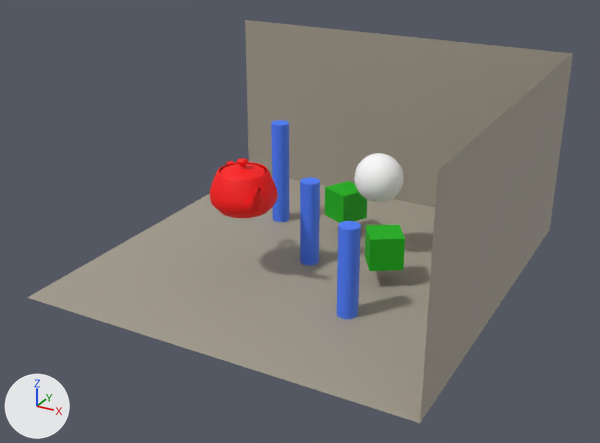
The COLLADA model data/models/samplescene.dae, before and after one commit.
The view is the same before and after, from a 50 mm lens placed at (55.0, -103.2, 58.0), pointed at (0.1, -3.4, 8.1). The lights are fixed; the arrows at lower left show +X, +Y and +Z. Where no turn or scale is listed for an object, it has been applied to the vertices.

Script lines for the objects in view, before the commit:
```python
ob_box03 = bpy.data.objects.new('Box03', me_meshid1_name)
ob_box03.location = (14.8, 0.7, 5.5)
ob_box03.rotation_euler = (1.571, 0.0, -1.011)  # degrees (90, 0, -58)
ob_cylinder01 = bpy.data.objects.new('Cylinder01', me_meshid4_name)
ob_cylinder01.location = (-12.3, 12.2, 0.0)
ob_cylinder02 = bpy.data.objects.new('Cylinder02', me_meshid0_name)
ob_cylinder02.location = (0.0, -0.1, 0.0)
ob_cylinder02.rotation_euler = (0.0, 0.0, -0.703)  # degrees (0, 0, -40)
ob_cylinder03 = bpy.data.objects.new('Cylinder03', me_meshid0_name)
ob_cylinder03.location = (12.3, -12.0, 0.0)
ob_cylinder03.rotation_euler = (0.0, 0.0, -0.703)  # degrees (0, 0, -40)
ob_plane01 = bpy.data.objects.new('Plane01', me_meshid6_name)
ob_plane01.location = (0.0, 0.0, 0.0)
ob_plane02 = bpy.data.objects.new('Plane02', me_meshid7_name)
ob_plane02.location = (0.0, 30.0, 15.0)
ob_plane03 = bpy.data.objects.new('Plane03', me_meshid8_name)
ob_plane03.location = (30.0, 0.0, 15.0)
ob_sphere01 = bpy.data.objects.new('Sphere01', me_meshid5_name)
ob_sphere01.location = (7.6, 8.2, 12.5)
ob_teapot01 = bpy.data.objects.new('Teapot01', me_meshid3_name)
ob_teapot01.location = (-7.2, -7.3, 9.9)
# also in view: 'Box02' at (0.1, 12.3, 5.5)
```
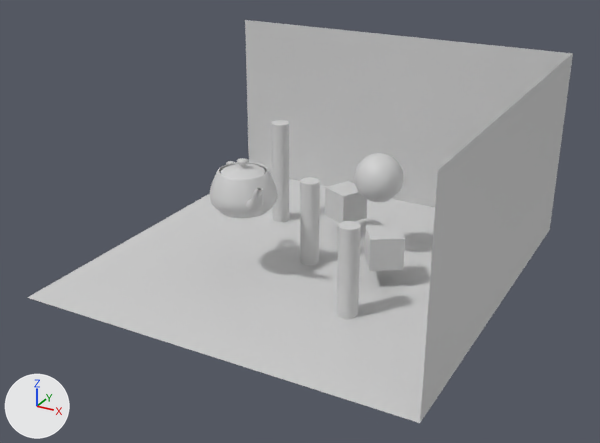
Where the newer file only moved an object's origin or applied its transform, the numbers keep the older frame.

Boxes [x1, y1, x2, y2] around the edits, measured in the pictures (600 x 443 px; the box of a moved part takes in the faces that stretch with it):
part 1 of me_meshid3_name, recoloured (red to grey)
    both: [210, 158, 278, 218]
part 2 of me_meshid4_name, recoloured (blue to grey)
    both: [271, 120, 289, 222]
part 3 of me_meshid8_name, recoloured
    both: [420, 54, 573, 422]
part 4 of me_meshid7_name, recoloured
    both: [245, 20, 573, 207]
part 5 of me_meshid0_name, deleted (blue)
    before: [300, 177, 361, 319]
part 6 of me_meshid0_name, added
    after: [337, 221, 361, 319]
part 7 of me_meshid6_name, recoloured
    both: [27, 175, 435, 423]
part 8 of me_meshid5_name, moved or reshaped
    both: [375, 192, 395, 202]
part 9 of me_meshid5_name, moved or reshaped
    both: [373, 153, 386, 157]
part 10 of me_meshid5_name, recoloured (white to grey)
    both: [354, 154, 404, 202]
part 11 of me_meshid1_name, moved or reshaped
    before: [325, 181, 405, 271]
    after: [365, 225, 405, 271]

Diff of the bpy script that builds the scene:
```diff
--- a/data/models/samplescene.dae.py
+++ b/data/models/samplescene.dae.py
@@ mat_08___default @@
+mat_08___default = principled_material('_08_-_Default')
+mat_08___default.base_color = (0.64, 0.64, 0.64)  # light grey #d1d1d1
+mat_08___default.roughness = 0.44
@@ mat_03___default @@
+mat_03___default = principled_material('_03_-_Default')
+mat_03___default.base_color = (0.64, 0.64, 0.64)  # light grey #d1d1d1
+mat_03___default.roughness = 0.44
@@ mat_02___default @@
+mat_02___default = principled_material('_02_-_Default')
+mat_02___default.base_color = (0.64, 0.64, 0.64)  # light grey #d1d1d1
+mat_02___default.roughness = 0.44
@@ me_meshid3_name @@
 me_meshid3_name.from_pydata(...)  # 529 vertices, 992 faces; spans x -5.96..6.6, y -5.66..5.14, z 0.0..7.95
+# me_meshid3_name part 1: 992 faces spanning x -5.96..6.6, y -5.66..5.14, z 0.0..7.95 switch from mat_m0_02___default (red #ff0000) to mat_02___default (light grey #d1d1d1)
@@ me_meshid4_name @@
 me_meshid4_name.from_pydata(...)  # 38 vertices, 72 faces; spans x -1.5..1.5, y -1.5..1.5, z 0.0..17.4
+# me_meshid4_name part 2: 72 faces spanning x -1.5..1.5, y -1.5..1.5, z 0.0..17.4 switch from mat_m1_07___default (blue #4b7eff) to mat_07___default (light grey #d1d1d1)
@@ me_meshid0_name @@
 # used by ob_cylinder02; location = (0.0, -0.1, 0.0); rotation_euler = (0.0, 0.0, -0.703), in degrees (0, 0, -40)
-me_meshid0_name.from_pydata(...)  # 38 vertices, 72 faces; spans x -1.49..1.49, y -1.47..1.47, z 0.0..13.4
-me_meshid0_name.materials.append(mat_m1_07___default)  # blue #4b7eff
+me_meshid0_name.from_pydata(...)  # 38 vertices, 72 faces; spans x 10.79..13.77, y 0.0..13.4, z 10.55..13.49
+# me_meshid0_name part 5: 38 vertices removed from x -1.49..1.49, y -1.47..1.47, z 0.0..13.4
+# me_meshid0_name part 6: 38 vertices added at x 10.79..13.77, y 0.0..13.4, z 10.55..13.49, forming an 18-sided cylinder along y
+me_meshid0_name.materials.append(mat_07___default)  # light grey #d1d1d1
@@ me_meshid1_name @@
 # used by ob_box02; location = (1.2, 14.6, 5.5); rotation_euler = (1.571, 0.0, -0.461), in degrees (90, 0, -26)
-me_meshid1_name.from_pydata(...)  # 8 vertices, 12 faces; spans x -2.5..2.5, y -2.5..2.5, z 0.0..5.0
-me_meshid1_name.materials.append(mat_m2_01___default)  # green #09b500
+me_meshid1_name.from_pydata(...)  # 8 vertices, 12 faces; spans x 9.19..16.08, y 2.96..7.96, z -2.85..4.04
+# me_meshid1_name part 11: the whole mesh is rebuilt
+me_meshid1_name.materials.append(mat_01___default)  # light grey #d1d1d1
@@ me_meshid5_name @@
 me_meshid5_name.from_pydata(...)  # 266 vertices, 528 faces; spans x -3.8..3.8, y -3.8..3.8, z -3.8..3.8
-me_meshid5_name.vertices[0].co = (0.0, 0.0, 3.8)  # pixel (379, 154)
-me_meshid5_name.vertices[2].co = (0.0, 0.98, 3.67)  # pixel (382, 153)
+# me_meshid5_name part 8: 8 of 266 vertices moved; they spanned x 1.34..2.6, y -2.85..-0.49, z -3.29..-1.9 and now span x 1.34..2.6, y -2.85..-0.49, z -3.29..-1.9; mean shift (0.0, 0.0, 0.0); largest move (1.84, -0.49, -3.29) -> (2.6, -0.7, -2.69)
+# me_meshid5_name part 9
+me_meshid5_name.vertices[0].co = (0.0, 0.98, 3.67)  # pixel (382, 153)
+me_meshid5_name.vertices[2].co = (0.0, 0.0, 3.8)  # pixel (379, 154)
+# me_meshid5_name part 10: 433 faces spanning x -3.8..3.8, y -3.8..3.8, z -3.8..3.8 switch from mat_m3_08___default (white #ffffff) to mat_08___default (light grey #d1d1d1)
@@ me_meshid6_name @@
 me_meshid6_name.from_pydata(...)  # 25 vertices, 32 faces; spans x -30.0..30.0, y -30.0..30.0, z 0.0
+# me_meshid6_name part 7: 32 faces spanning x -30.0..30.0, y -30.0..30.0, z 0.0 switch from mat_m4_03___default (grey #a59e90) to mat_03___default (light grey #d1d1d1)
@@ me_meshid7_name @@
 me_meshid7_name.from_pydata(...)  # 25 vertices, 32 faces; spans x -30.0..30.0, y 0.0, z -15.0..15.0
+# me_meshid7_name part 4: 32 faces spanning x -30.0..30.0, y 0.0, z -15.0..15.0 switch from mat_m4_03___default (grey #a59e90) to mat_03___default (light grey #d1d1d1)
@@ me_meshid8_name @@
 me_meshid8_name.from_pydata(...)  # 25 vertices, 32 faces; spans x 0.0, y -30.0..30.0, z -15.0..15.0
+# me_meshid8_name part 3: 32 faces spanning x 0.0, y -30.0..30.0, z -15.0..15.0 switch from mat_m4_03___default (grey #a59e90) to mat_03___default (light grey #d1d1d1)
@@ me_box02_box02 @@
+me_box02_box02.from_pydata([(-1.02, 7.96, -15.67), (3.45, 7.96, -13.45), (-1.02, 2.96, -15.67), (3.45, 2.96, -13.45), (1.23, 2.96, -8.97), (1.23, 7.96, -8.97), (-3.25, 2.96, -11.19), (-3.25, 7.96, -11.19)], [], [(0, 1, 2), (3, 2, 1), (4, 5, 6), (7, 6, 5), (3, 4, 2), (6, 2, 4), (1, 5, 3), (4, 3, 5), (0, 7, 1), (5, 1, 7), (2, 6, 0), (7, 0, 6)])
+me_box02_box02.materials.append(mat_01___default)  # light grey #d1d1d1
@@ me_cylinder02_cylinder02 @@
+me_cylinder02_cylinder02.from_pydata(...)  # an 18-sided cylinder along y spanning x -1.53..1.45, y 0.0..13.4, z -1.4..1.54
+me_cylinder02_cylinder02.materials.append(mat_07___default)  # light grey #d1d1d1
@@ ob_cylinder02 @@
-ob_cylinder02 = bpy.data.objects.new('Cylinder02', me_meshid0_name)
+ob_cylinder02 = bpy.data.objects.new('Cylinder02', me_cylinder02_cylinder02)
 ob_cylinder02.location = (0.0, -0.1, 0.0)
@@ ob_box02 @@
-ob_box02 = bpy.data.objects.new('Box02', me_meshid1_name)
+ob_box02 = bpy.data.objects.new('Box02', me_box02_box02)
 ob_box02.location = (1.2, 14.6, 5.5)
```
